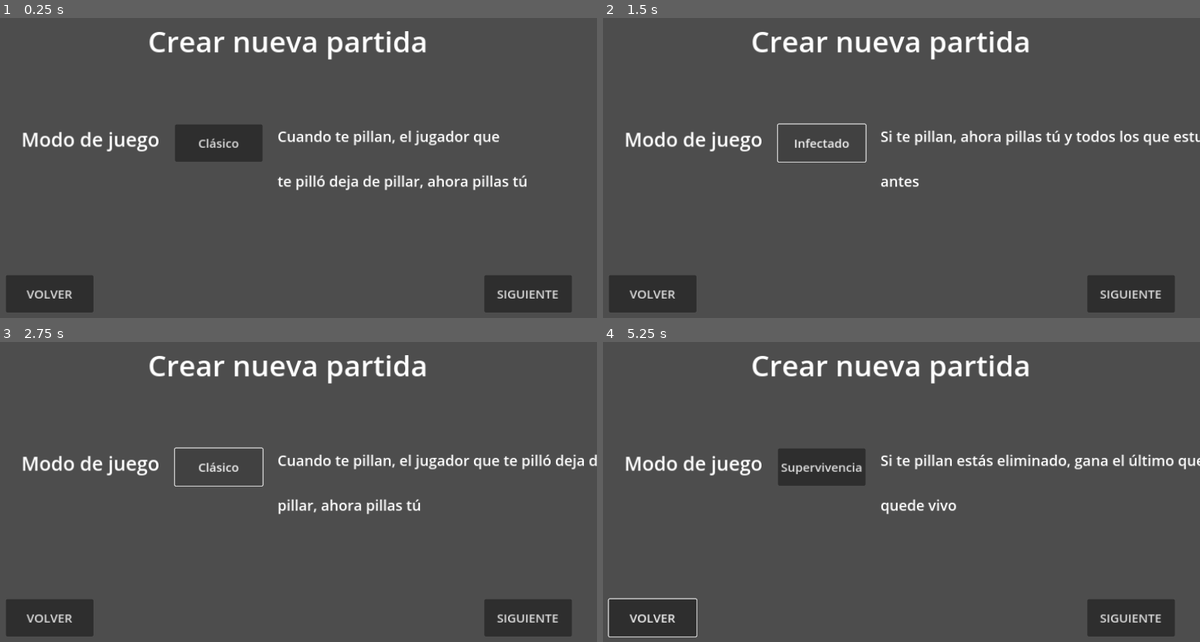
Above: before the commit, frames 1-4 (two rows, left to right).
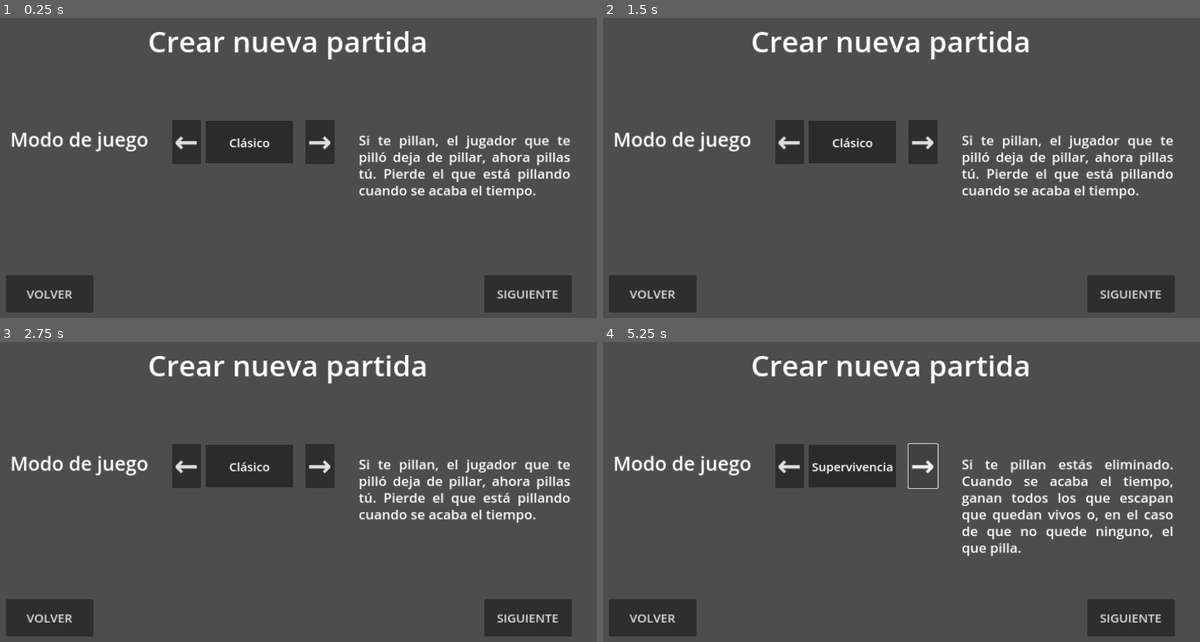
Above: after the commit, the same moments.

Repository: codemonsters/tag-of-war
Game: Godot game, scene res://screens/menu/create_game.tscn
The game is run twice, just before and just after one commit, with the same random seed, the same clock (stepped at 60 frames per second) and the same inputs. This scene is started directly instead of the project's main scene.
Inputs (mouse positions are in pixels of both pictures, inside the frame that each line leads up to):
- Up to frame 1 (0.25 s): no input
- Up to frame 2 (1.5 s): click (823, 144) at 0.5 s, where only the run before the commit has a clickable "Clásico"; click (823, 144) at 1.25 s, where only the run before the commit has a clickable "Supervivencia"
- Up to frame 3 (2.75 s): click (220, 468) at 2 s, where only the run before the commit has a clickable "Infectado"
- Up to frame 4 (5.25 s): click (788, 465) at 2.75 s, where only the run after the commit has a clickable "←"; click "SIGUIENTE" at 3.5 s; click "VOLVER" at 4.25 s; click (925, 465) at 5 s, where only the run after the commit has a clickable "→"

The runs differ from the first frame. In frame 1, 6.0% of the frame differs, in the area x 1-96%, y 34-61%; in frame 2, 5.6%; in frame 3, 6.0%; in frame 4, 6.0%, in the area x 0-100%, y 33-99%.

Commit message:
Progreso en create game

Diff:
--- a/cliente/src/screens/menu/create_game.gd
+++ b/cliente/src/screens/menu/create_game.gd
@@ -2,20 +2,24 @@
 
 var gamemodes = ["Clásico", "Supervivencia", "Infectado"]
 var gamemodes_index = 0
-var gamemode_description = ["Cuando te pillan, el jugador que te pilló deja de \n
-pillar, ahora pillas tú", "Si te pillan estás eliminado, gana el último que \n
-quede vivo", "Si te pillan, ahora pillas tú y todos los que estuvieran pillados \n
-antes"]
 
+var clasico_descripcion = "Si te pillan, el jugador que te pilló deja de " \
++ "pillar, ahora pillas tú. Pierde el que está pillando cuando se acaba el tiempo."
+var supervivencia_descripcion = "Si te pillan estás eliminado. Cuando se " \
++ "acaba el tiempo, ganan todos los que escapan que quedan vivos o, en el caso " \
++ "de que no quede ninguno, el que pilla."
+var infectado_descripcion = "Si te pillan, pillas tú con todos los que " \
++ "estuvieran pillados antes."
+var gamemode_description = [clasico_descripcion, supervivencia_descripcion, \
+infectado_descripcion]
 
 # Called when the node enters the scene tree for the first time.
 func _ready() -> void:
 	$CreateGame.visible = true
 	$ChooseMap.visible = false
-	$Gamemode.text = gamemodes[gamemodes_index]
-	$CreateGame/GamemodeDescriptionTxt.text = "Cuando te pillan, el jugador que \n
-	te pilló deja de pillar, ahora pillas tú"
-	$Gamemode.visible = true
+	$CreateGame/GamemodeNameTxt.text = gamemodes[gamemodes_index]
+	$CreateGame/GamemodeDescriptionTxt.text = clasico_descripcion
+	$CreateGame/GamemodeNameTxt.text = gamemodes[gamemodes_index]
 
 
 # Called every frame. 'delta' is the elapsed time since the previous frame.
@@ -23,23 +27,34 @@
 	pass
 
 func _on_button_next_pressed() -> void:
-	$CreateGame.visible = false
-	$ChooseMap.visible = true
-	$Gamemode.visible = false
+	if $CreateGame.visible:
+		$CreateGame.visible = false
+		$ChooseMap.visible = true
+
+
+func _on_button_go_back_pressed() -> void:
+	if $ChooseMap.visible:
+		$CreateGame.visible = true
+		$ChooseMap.visible = false
 
 
 
-func _on_button_go_back_pressed() -> void:
-	$CreateGame.visible = true
-	$ChooseMap.visible = false
-	$Gamemode.visible = true
-
-
-func _on_gamemode_pressed() -> void:
-
-	if gamemodes_index == 2:
+	var tumama = """if gamemodes_index == 2:
 		gamemodes_index = 0
 	else:
 		gamemodes_index += 1
 	$Gamemode.text = gamemodes[gamemodes_index]
-	$CreateGame/GamemodeDescriptionTxt.text = gamemode_description[gamemodes_index]
+	$CreateGame/GamemodeDescriptionTxt.text = gamemode_description[gamemodes_index]"""
+
+
+func _on_left_arrow_txt_pressed() -> void:
+	if gamemodes_index != 0:
+		gamemodes_index -= 1
+		$CreateGame/GamemodeNameTxt.text = gamemodes[gamemodes_index]
+		$CreateGame/GamemodeDescriptionTxt.text = gamemode_description[gamemodes_index]
+
+func _on_right_arrow_txt_pressed() -> void:
+	if gamemodes_index != 2:
+			gamemodes_index += 1
+			$CreateGame/GamemodeNameTxt.text = gamemodes[gamemodes_index]
+			$CreateGame/GamemodeDescriptionTxt.text = gamemode_description[gamemodes_index]
--- a/cliente/src/screens/menu/create_game.tscn
+++ b/cliente/src/screens/menu/create_game.tscn
@@ -185,38 +185,64 @@
 
 [node name="SelectGamemodeTxt" type="Label" parent="CreateGame"]
 layout_mode = 0
-offset_left = 89.0
+offset_left = 66.0
 offset_top = 284.0
-offset_right = 129.0
-offset_bottom = 307.0
+offset_right = 352.0
+offset_bottom = 339.0
 theme_override_font_sizes/font_size = 40
 text = "Modo de juego"
 
 [node name="GamemodeDescriptionTxt" type="Label" parent="CreateGame"]
 layout_mode = 0
-offset_left = 619.0
-offset_top = 284.0
-offset_right = 1216.0
-offset_bottom = 354.0
-theme_override_font_sizes/font_size = 30
+offset_left = 787.0
+offset_top = 293.0
+offset_right = 1225.0
+offset_bottom = 348.0
+theme_override_constants/line_spacing = -5
+theme_override_font_sizes/font_size = 28
 text = "Modo de juego"
-vertical_alignment = 1
-
-[node name="Gamemode" type="Button" parent="."]
-layout_mode = 1
-anchors_preset = -1
-anchor_left = 0.863
-anchor_top = 0.877
-anchor_right = 0.863
-anchor_bottom = 0.877
-offset_left = -697.64
-offset_top = -350.44
-offset_right = -516.64
-offset_bottom = -273.44
-grow_horizontal = 0
-grow_vertical = 0
-theme_override_font_sizes/font_size = 25
-text = "Supervivencia"
+horizontal_alignment = 3
+vertical_alignment = 1
+autowrap_mode = 2
+
+[node name="LeftArrowTxt" type="Button" parent="CreateGame"]
+layout_mode = 0
+offset_left = 401.0
+offset_top = 272.0
+offset_right = 461.0
+offset_bottom = 363.0
+theme_override_font_sizes/font_size = 60
+text = "←"
+autowrap_mode = 2
+
+[node name="RightArrowTxt" type="Button" parent="CreateGame"]
+layout_mode = 0
+offset_left = 677.0
+offset_top = 272.0
+offset_right = 737.0
+offset_bottom = 363.0
+theme_override_font_sizes/font_size = 60
+text = "→"
+autowrap_mode = 2
+
+[node name="GamemodeBackground" type="ColorRect" parent="CreateGame"]
+layout_mode = 0
+offset_left = 470.0
+offset_top = 273.0
+offset_right = 651.0
+offset_bottom = 361.0
+color = Color(0.169245, 0.169245, 0.169245, 1)
+
+[node name="GamemodeNameTxt" type="Label" parent="CreateGame"]
+layout_mode = 0
+offset_left = 471.0
+offset_top = 281.0
+offset_right = 652.0
+offset_bottom = 356.0
+theme_override_font_sizes/font_size = 25
+text = "Gamemode"
+horizontal_alignment = 1
+vertical_alignment = 1
 
 [node name="ButtonNext" type="Button" parent="."]
 layout_mode = 1
@@ -251,9 +277,12 @@
 theme_override_font_sizes/font_size = 25
 text = "VOLVER"
 
+
 [connection signal="pressed" from="Gamemode" to="." method="_on_button_go_back_pressed"]
 [connection signal="pressed" from="Gamemode" to="." method="_on_gamemode_pressed"]
 [connection signal="pressed" from="Gamemode" to="." method="_on_button_pressed"]
+[connection signal="pressed" from="CreateGame/LeftArrowTxt" to="." method="_on_left_arrow_txt_pressed"]
+[connection signal="pressed" from="CreateGame/RightArrowTxt" to="." method="_on_right_arrow_txt_pressed"]
 [connection signal="pressed" from="ButtonNext" to="." method="_on_button_next_pressed"]
 [connection signal="pressed" from="ButtonGoBack" to="." method="_on_button_go_back_pressed"]
 [connection signal="pressed" from="ButtonGoBack" to="." method="_on_button_pressed"]
